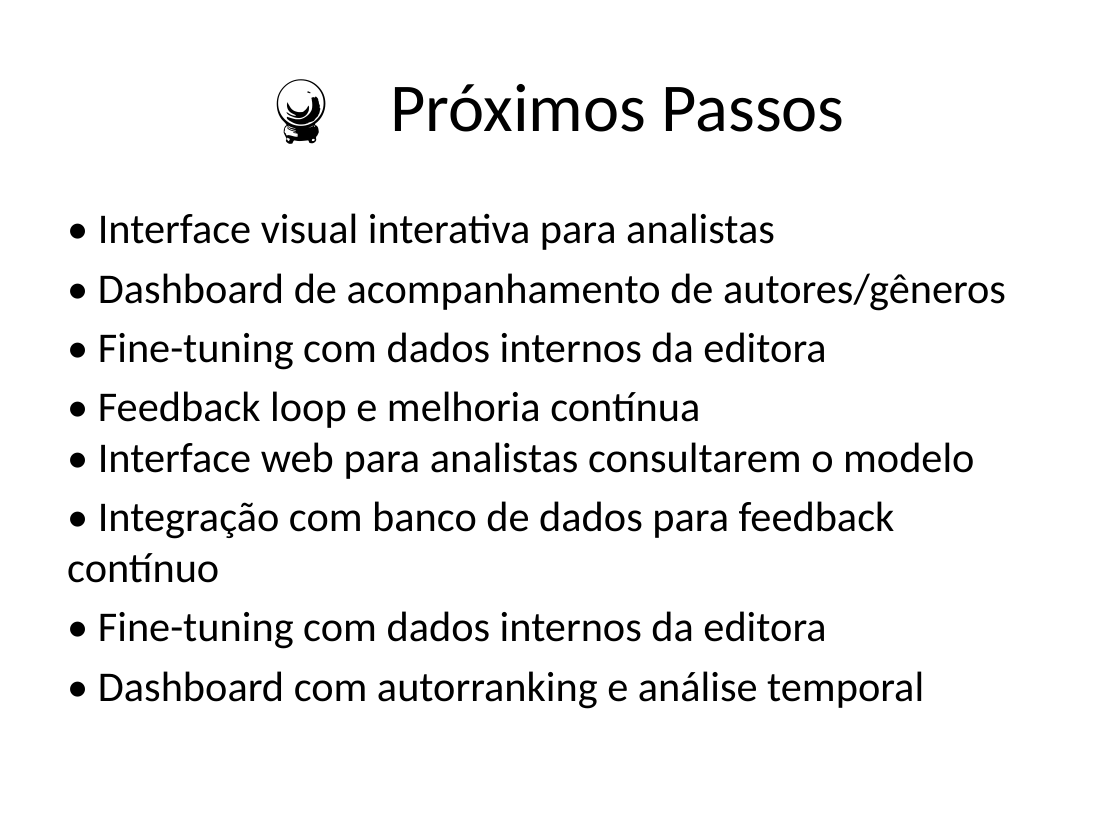
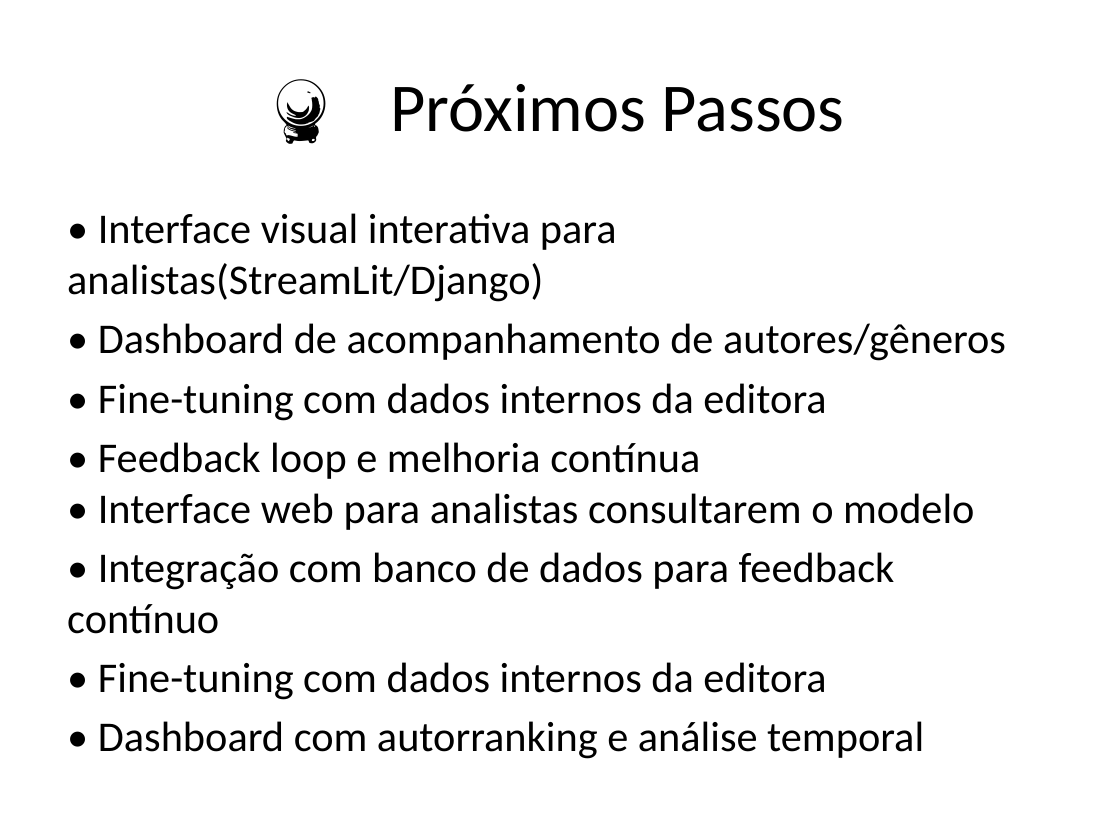
Before and after one commit to agnaldoars/A3Data_Desafio_Livros, a slide deck: slide 35 of Apresentacao_A3Data_Livros.pptx (slide 27 before the commit). Drawn at 1120x840 pixels with LibreOffice and Linux fonts; fonts in the diff are those of the drawing. Boxes give left, top, right and bottom in pixels: in the first picture for what was removed or moved away, otherwise in the second. Text is boxed around its words. In the diff, an @@ line names an element or a change of style, - is before the commit and + after.

```diff
--- a/Apresentacao_A3Data_Livros.pptx
+++ b/Apresentacao_A3Data_Livros.pptx
@@ text at box(67, 213, 617, 302): text changed @@
-• Interface visual interativa para analistas
+• Interface visual interativa para analistas(StreamLit/Django)
```
Also in this commit, not shown: 19 other slides changed, 11 slides added, 3 slides removed, 2 other files.
